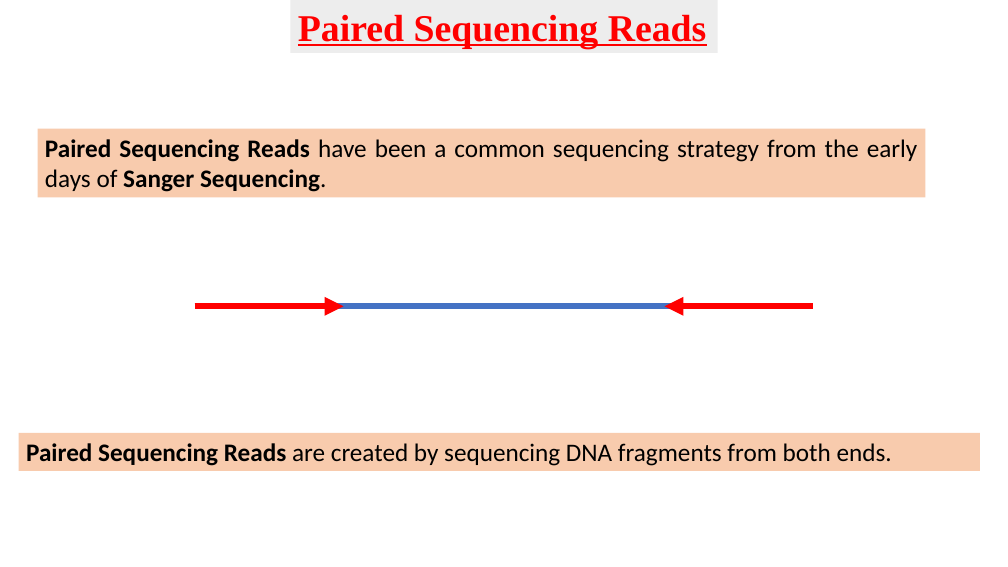
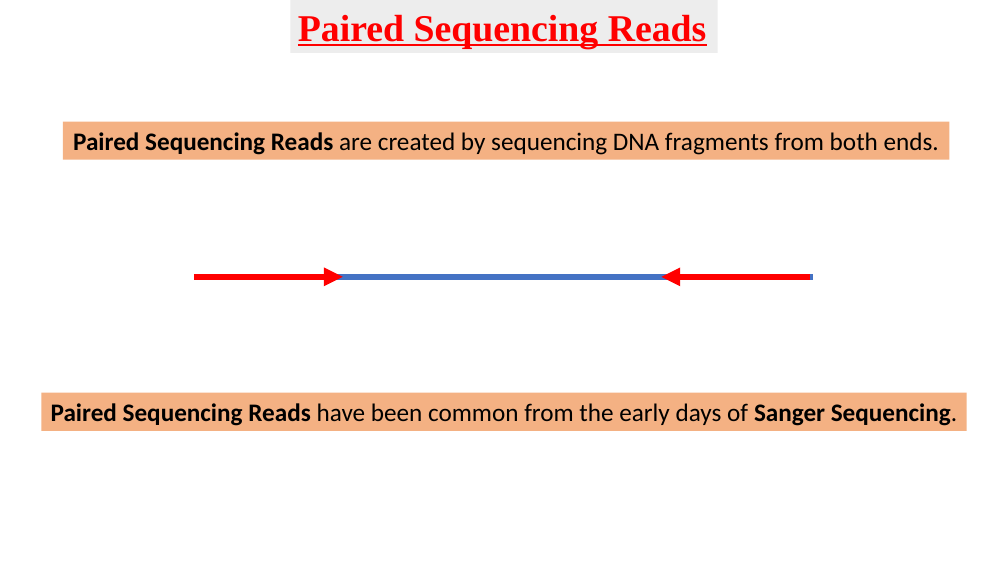
Before and after one commit to BioinformaticsTraining/Introduction-to-Bioinformatics, a slide deck: slide 2 of Flip Presentations/NGS_Intro/BAM_CIGAR/BAM_CIGAR.pptx. Drawn at 1008x567 pixels with LibreOffice and Linux fonts; fonts in the diff are those of the drawing. Boxes give left, top, right and bottom in pixels: in the first picture for what was removed or moved away, otherwise in the second. Text is boxed around its words. In the diff, an @@ line names an element or a change of style, - is before the commit and + after.

```diff
--- a/Flip Presentations/NGS_Intro/BAM_CIGAR/BAM_CIGAR.pptx
+++ b/Flip Presentations/NGS_Intro/BAM_CIGAR/BAM_CIGAR.pptx
@@ rectangle "Paired Sequencing Reads are created ...": place and size @@
-rectangle "Paired Sequencing Reads are created ..." at (19,433,980,471)
+rectangle "Paired Sequencing Reads are created ..." at (63,122,950,160)
@@ rectangle "Paired Sequencing Reads are created ..." at (63,122,950,160): alignment justified to centre; fill #F8CBAD to #F4B183 @@
@@ arrow moved from (195, 306) - (343, 306) to (194, 277) - (343, 277) @@
@@ line moved from (195, 306) - (814, 306) to (195, 277) - (814, 277) @@
@@ arrow moved from (665, 306) - (814, 306) to (662, 277) - (811, 277) @@
@@ rectangle "Paired Sequencing Reads have been ...": place and size @@
-rectangle "Paired Sequencing Reads have been ..." at (38,129,926,197)
+rectangle "Paired Sequencing Reads have been ..." at (42,393,967,431)
@@ rectangle "Paired Sequencing Reads have been ..." at (42,393,967,431): fill #F8CBAD to #F4B183 @@
@@ text in rectangle at (51,403,957,426): text changed; bold on @@
-Paired Sequencing Reads have been a common sequencing strategy from the early days of Sanger Sequencing.
+Paired Sequencing Reads have been common from the early days of Sanger Sequencing.
```
Also in this commit, not shown: 1 other slide changed, 1 slide added.
